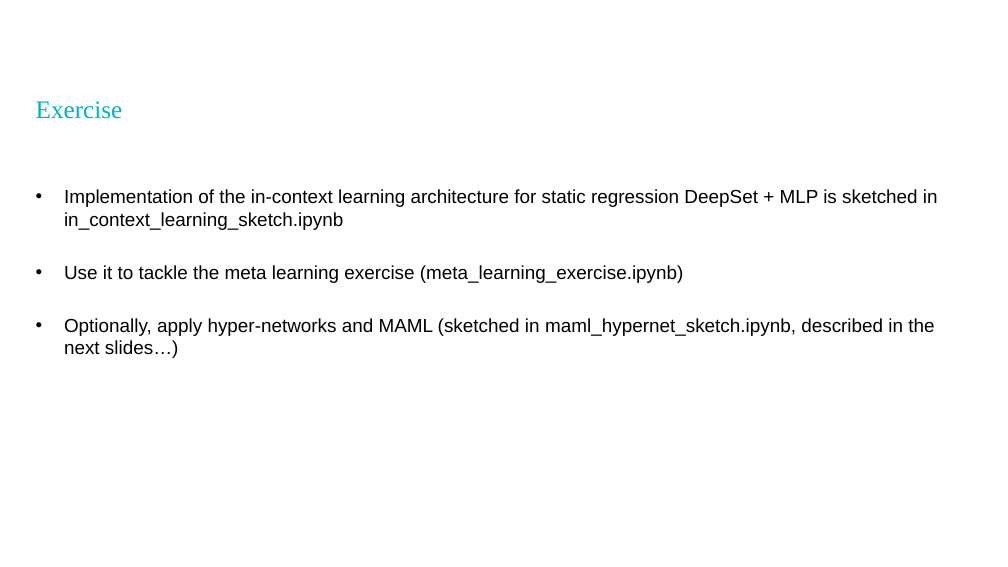
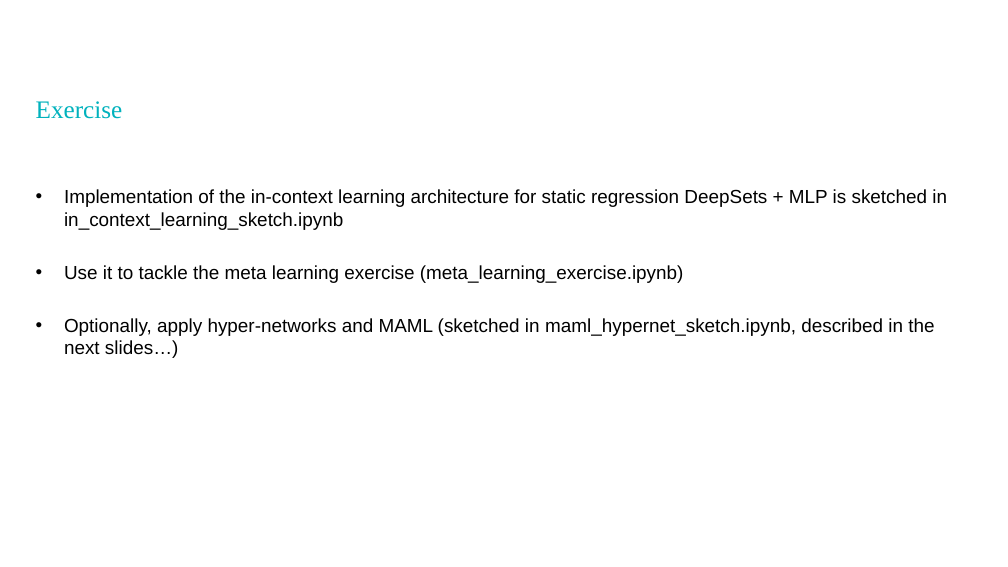
Before and after one commit to dariopi/Deep-Learning-for-System-Identification----EECI-Course----2026, a slide deck: slide 8 of exercises/meta_learning/meta_learning_exercise.pptx. Drawn at 1008x567 pixels with LibreOffice and Linux fonts; fonts in the diff are those of the drawing; background and template pictures are left out. Boxes give left, top, right and bottom in pixels: in the first picture for what was removed or moved away, otherwise in the second. Text is boxed around its words. In the diff, an @@ line names an element or a change of style, - is before the commit and + after.

Commit message:
updated meta learning exercise

```diff
--- a/exercises/meta_learning/meta_learning_exercise.pptx
+++ b/exercises/meta_learning/meta_learning_exercise.pptx
@@ text at box(64, 189, 947, 230): text changed @@
-• Implementation of the in-context learning architecture for static regression DeepSet + MLP is sketched in in_context_learning_sketch.ipynb
+• Implementation of the in-context learning architecture for static regression DeepSets + MLP is sketched in in_context_learning_sketch.ipynb
```
Also in this commit, not shown: 2 other slides changed, 3 other files.
